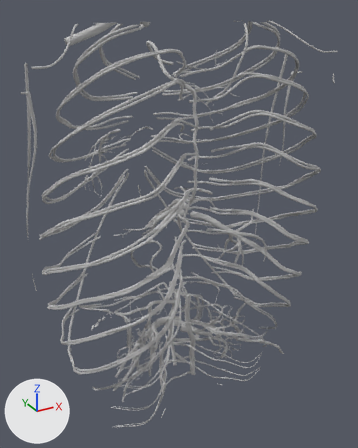
The glTF model data/region_torso_extended_lod2.glb: old version first, new version second.
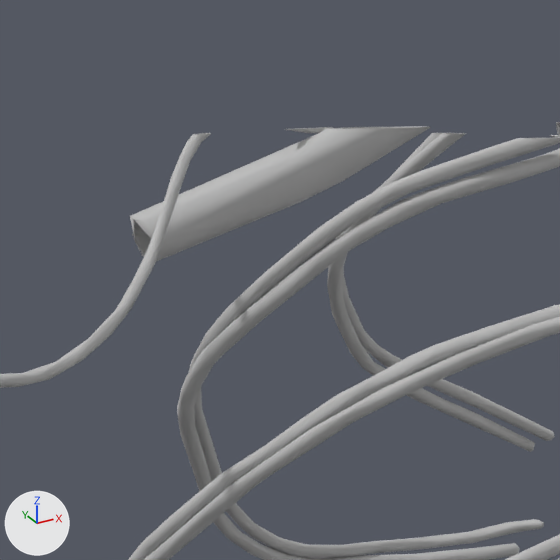
The first picture shows the older version from a camera (50 mm lens) standing at (-21.4, -38.8, 57.2) and looking at (0.4, 0.6, 37.5). The close-ups show the older and then the newer version on the part from 12% to 39% of the width and 0% to 22% of the height of that picture. Only the edits that show in the close-ups are written down. Arrows for +X, +Y and +Z are at lower left; the lights stay in place.

The scene before the commit, as lines of its bpy script (objects in view):
```python
me_fj1973 = bpy.data.meshes.new('FJ1973')
me_fj1973.from_pydata(...)  # 111 vertices, 202 faces; spans x -6.97..-2.05, y -2.1..4.61, z 50.97..56.0
me_fj1973.materials.append(mat_artery)  # grey #bcbcbc
me_fj2250 = bpy.data.meshes.new('FJ2250')
me_fj2250.from_pydata(...)  # 135 vertices, 198 faces; spans x -13.5..-6.42, y -4.7..1.31, z 53.4..56.0
me_fj2250.materials.append(mat_vein)  # grey #bcbcbc
me_fj3486 = bpy.data.meshes.new('FJ3486')
me_fj3486.from_pydata(...)  # 68 vertices, 70 faces; spans x -9.48..-2.01, y 0.46..2.05, z 54.35..56.0
me_fj3486.materials.append(mat_vein)  # grey #bcbcbc
ob_fj1973 = bpy.data.objects.new('FJ1973', me_fj1973)
ob_fj1973.location = (0.0, 0.0, 0.0)
ob_fj2250 = bpy.data.objects.new('FJ2250', me_fj2250)
ob_fj2250.location = (0.0, 0.0, 0.0)
ob_fj3486 = bpy.data.objects.new('FJ3486', me_fj3486)
ob_fj3486.location = (0.0, 0.0, 0.0)
# also in view: 'FJ1974' at (-5.6, 1.1, 52.5); 'FJ1975' at (-6.7, 0.4, 38.5); 'FJ1985' at (-7.2, 0.5, 39.4)
```
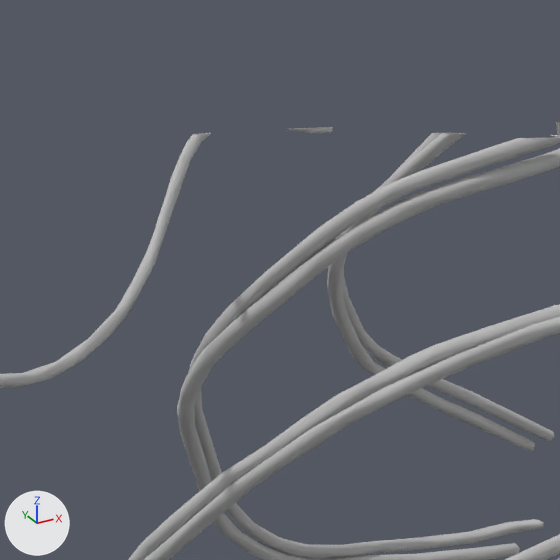
Patch to the scene script:
```diff
--- a/data/region_torso_extended_lod2.glb.py
+++ b/data/region_torso_extended_lod2.glb.py
@@ ob_fj3486 @@
-ob_fj3486 = bpy.data.objects.new('FJ3486', me_fj3486)
-ob_fj3486.location = (0.0, 0.0, 0.0)
```

Location of each change, [x1, y1, x2, y2] in pixels of the close-ups (560 x 560 px):
'FJ3486', deleted
    before: [130, 122, 560, 261]
